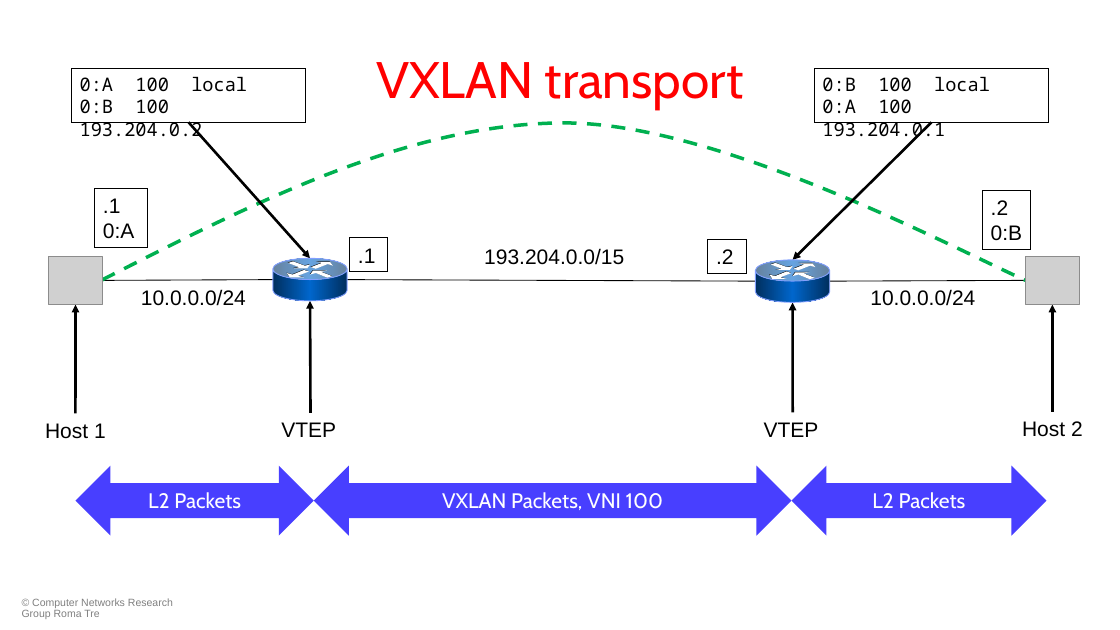
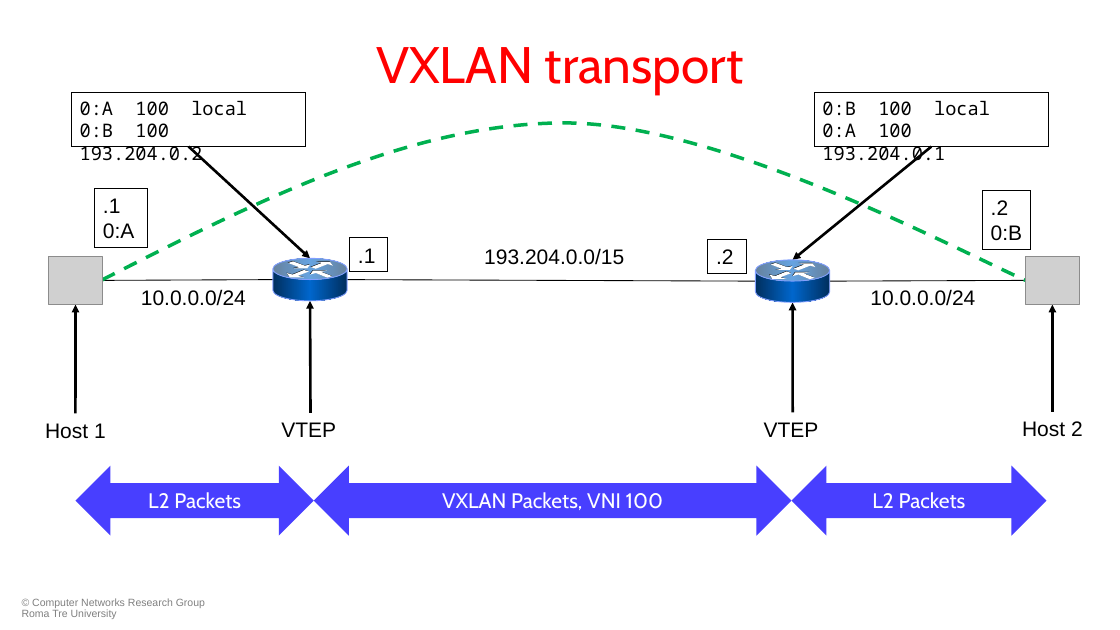
Before and after one commit to KatharaFramework/Kathara-Labs, a slide deck: slide 16 of main-labs/data-center-routing/data-center-vxlan/052-kathara-data_center_vxlan.pptx. Drawn at 1120x630 pixels with LibreOffice and Linux fonts; fonts in the diff are those of the drawing; grey boxes stand for pictures; background and template pictures are left out. Boxes give left, top, right and bottom in pixels: in the first picture for what was removed or moved away, otherwise in the second. Text is boxed around its words. In the diff, an @@ line names an element or a change of style, - is before the commit and + after.

```diff
--- a/main-labs/data-center-routing/data-center-vxlan/052-kathara-data_center_vxlan.pptx
+++ b/main-labs/data-center-routing/data-center-vxlan/052-kathara-data_center_vxlan.pptx
@@ title "VXLAN transport": place and size @@
-title "VXLAN transport" at bbox=[376, 62, 744, 109]
+title "VXLAN transport" at bbox=[376, 47, 744, 94]
@@ rectangle "0:A 100 local": place and size @@
-rectangle "0:A 100 local" at bbox=[71, 69, 306, 123]
+rectangle "0:A 100 local" at bbox=[71, 93, 306, 147]
@@ rectangle "0:B 100 local": place and size @@
-rectangle "0:B 100 local" at bbox=[814, 69, 1049, 123]
+rectangle "0:B 100 local" at bbox=[814, 93, 1049, 147]
@@ arrow moved from (188, 123) - (310, 259) to (188, 146) - (310, 259) @@
@@ arrow moved from (932, 123) - (793, 260) to (932, 146) - (793, 260) @@
@@ text at bbox=[22, 598, 205, 619]: text changed @@
-© Computer Networks Research Group Roma Tre
+© Computer Networks Research Group Roma Tre University
```
Also in this commit, not shown: 60 other slides changed, 4 other files.
